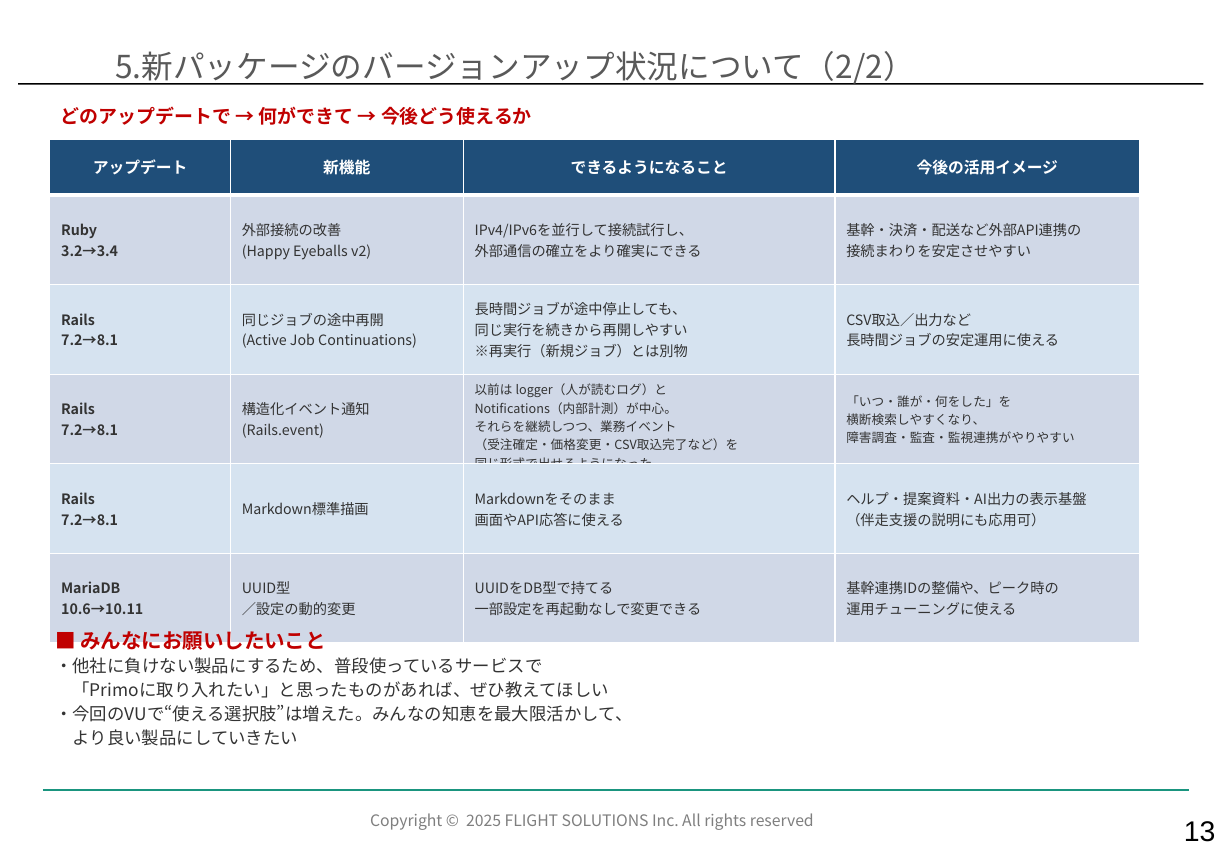
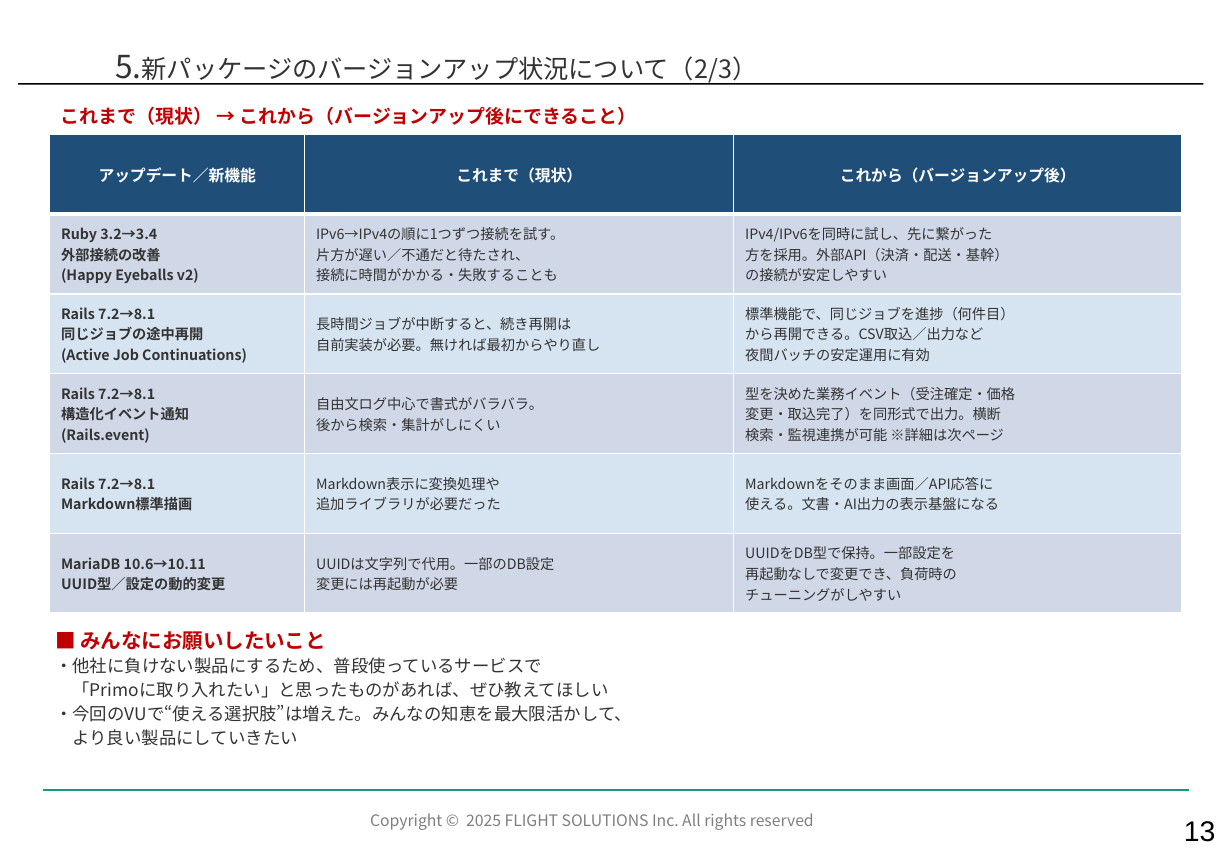
Before and after one commit to kozonoflight/git_tutorial, a slide deck: slide 14 of docs/【EC】ECサービス部_2026年7月度部会_Ver1.1.pptx. Drawn at 1232x853 pixels with LibreOffice and Linux fonts; fonts in the diff are those of the drawing; background and template pictures are left out. Boxes give left, top, right and bottom in pixels: in the first picture for what was removed or moved away, otherwise in the second. Text is boxed around its words. In the diff, an @@ line names an element or a change of style, - is before the commit and + after.

```diff
--- a/docs/【EC】ECサービス部_2026年7月度部会_Ver1.1.pptx
+++ b/docs/【EC】ECサービス部_2026年7月度部会_Ver1.1.pptx
@@ title at [115, 55, 758, 85]: text changed; size 20 to 16 pt; text colour #595959 to #333333 @@
-5.新パッケージのバージョンアップ状況について（2/2）
+5.新パッケージのバージョンアップ状況について（2/3）
@@ text at [61, 107, 637, 125]: text changed @@
-どのアップデートで → 何ができて → 今後どう使えるか
+これまで（現状） → これから（バージョンアップ後にできること）
@@ table at [50, 134, 1182, 613] @@
-column 1: アップデート | Ruby 3.2→3.4 | Rails 7.2→8.1 | Rails 7.2→8.1 | Rails 7.2→8.1 | MariaDB 10.6→10.11
-column 2: 新機能 | 外部接続の改善 (Happy Eyeballs v2) | 同じジョブの途中再開 (Active Job Continuations) | 構造化イベント通知 (Rails.event) | Markdown標準描画 | UUID型 ／設定の動的変更
-column 3: できるようになること | IPv4/IPv6を並行して接続試行し、 外部通信の確立をより確実にできる | 長時間ジョブが途中停止しても、 同じ実行を続きから再開しやすい ※再実行（新規ジョブ）とは別物 | 以前は logger（人が読むログ）と Notifications（内部計測）が中心。 それらを継続しつつ、業務イベント （受注確定・価格変更・CSV取込完了など）を 同じ形式で出せるようになった | Markdownをそのまま 画面やAPI応答に使える | UUIDをDB型で持てる 一部設定を再起動なしで変更できる
-column 4: 今後の活用イメージ | 基幹・決済・配送など外部API連携の 接続まわりを安定させやすい | CSV取込／出力など 長時間ジョブの安定運用に使える | 「いつ・誰が・何をした」を 横断検索しやすくなり、 障害調査・監査・監視連携がやりやすい | ヘルプ・提案資料・AI出力の表示基盤 （伴走支援の説明にも応用可） | 基幹連携IDの整備や、ピーク時の 運用チューニングに使える
+column 1: アップデート／新機能 | Ruby 3.2→3.4 / 外部接続の改善 / (Happy Eyeballs v2) | Rails 7.2→8.1 / 同じジョブの途中再開 / (Active Job Continuations) | Rails 7.2→8.1 / 構造化イベント通知 / (Rails.event) | Rails 7.2→8.1 / Markdown標準描画 | MariaDB 10.6→10.11 / UUID型／設定の動的変更
+column 2: これまで（現状） | IPv6→IPv4の順に1つずつ接続を試す。 / 片方が遅い／不通だと待たされ、 / 接続に時間がかかる・失敗することも | 長時間ジョブが中断すると、続き再開は / 自前実装が必要。無ければ最初からやり直し | 自由文ログ中心で書式がバラバラ。 / 後から検索・集計がしにくい | Markdown表示に変換処理や / 追加ライブラリが必要だった | UUIDは文字列で代用。一部のDB設定 / 変更には再起動が必要
+column 3: これから（バージョンアップ後） | IPv4/IPv6を同時に試し、先に繋がった / 方を採用。外部API（決済・配送・基幹） / の接続が安定しやすい | 標準機能で、同じジョブを進捗（何件目） / から再開できる。CSV取込／出力など / 夜間バッチの安定運用に有効 | 型を決めた業務イベント（受注確定・価格 / 変更・取込完了）を同形式で出力。横断 / 検索・監視連携が可能 ※詳細は次ページ | Markdownをそのまま画面／API応答に / 使える。文書・AI出力の表示基盤になる | UUIDをDB型で保持。一部設定を / 再起動なしで変更でき、負荷時の / チューニングがしやすい
@@ table: place and size @@
-table at [50, 139, 1141, 619]
+table at [50, 134, 1182, 613]
```
Also in this commit, not shown: 1 other slide changed, 1 slide added.
